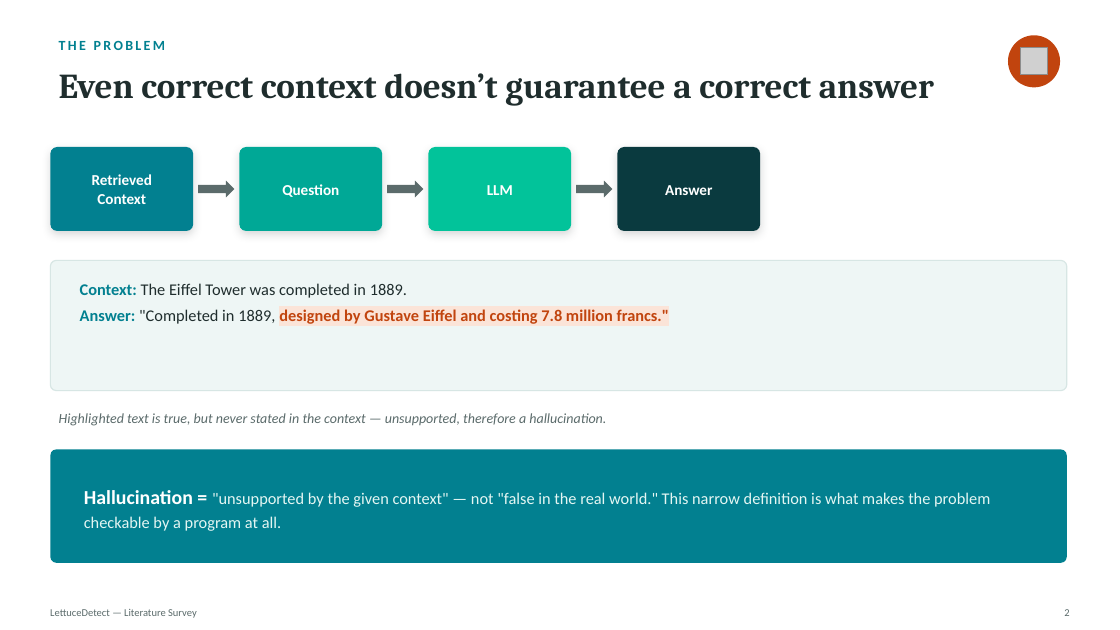
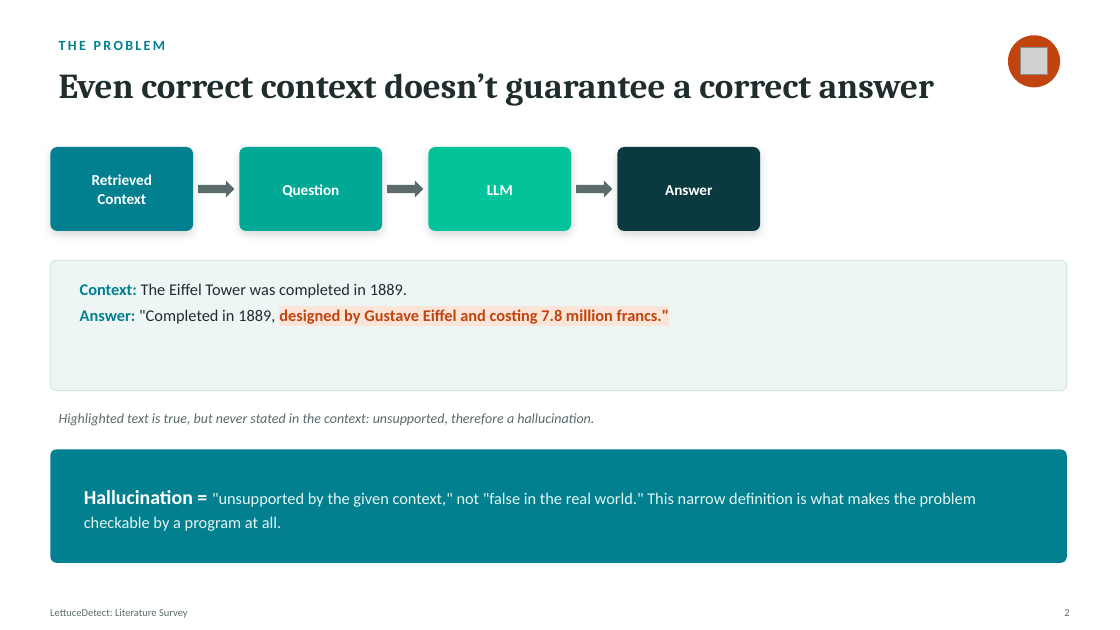
Before and after one commit to AfzalRaja001/lettucedetect-reimpl, a slide deck: slide 2 of docs/LettuceDetect_Presentation_.pptx. Drawn at 1120x630 pixels with LibreOffice and Linux fonts; fonts in the diff are those of the drawing; grey boxes stand for pictures. Boxes give left, top, right and bottom in pixels: in the first picture for what was removed or moved away, otherwise in the second. Text is boxed around its words. In the diff, an @@ line names an element or a change of style, - is before the commit and + after.

```diff
--- a/docs/LettuceDetect_Presentation_.pptx
+++ b/docs/LettuceDetect_Presentation_.pptx
@@ text at (x1=59, y1=413, x2=594, y2=426): text changed @@
-Highlighted text is true, but never stated in the context — unsupported, therefore a hallucination.
+Highlighted text is true, but never stated in the context: unsupported, therefore a hallucination.
@@ text at (x1=84, y1=490, x2=976, y2=531): text changed @@
-Hallucination = "unsupported by the given context" — not "false in the real world." This narrow definition is what makes the problem checkable by a program at all.
+Hallucination = "unsupported by the given context," not "false in the real world." This narrow definition is what makes the problem checkable by a program at all.
@@ text at (x1=50, y1=609, x2=188, y2=618): text changed @@
-LettuceDetect — Literature Survey
+LettuceDetect: Literature Survey
```
Also in this commit, not shown: 20 other slides changed, 2 other files.
